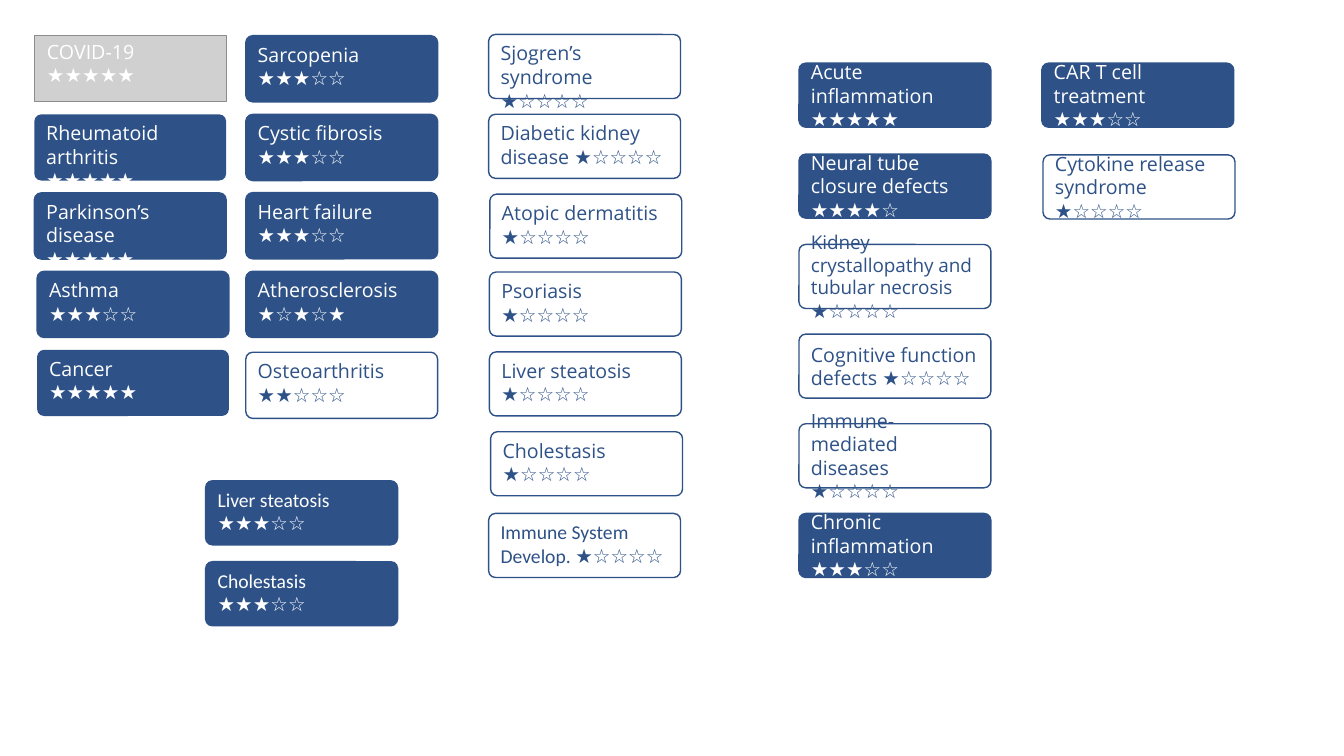
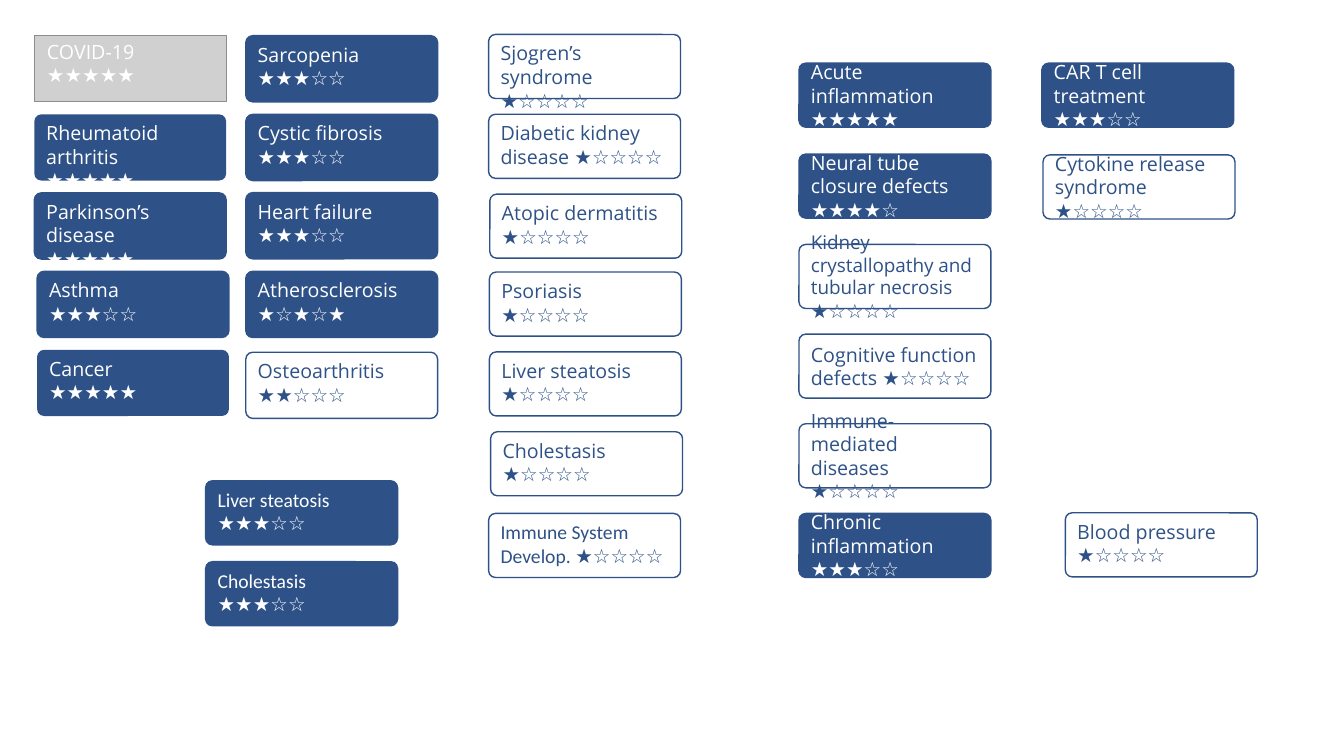
Before and after one commit to disease-maps/disease-maps.github.io, a slide deck: slide 1 of images/projects/buttons09.pptx. Drawn at 1344x756 pixels with LibreOffice and Linux fonts; fonts in the diff are those of the drawing; grey boxes stand for pictures. Boxes give left, top, right and bottom in pixels: in the first picture for what was removed or moved away, otherwise in the second. Text is boxed around its words. In the diff, an @@ line names an element or a change of style, - is before the commit and + after.

Commit message:
blood pressure map, and ELIXIR-LU tryout

```diff
--- a/images/projects/buttons09.pptx
+++ b/images/projects/buttons09.pptx
@@ rounded rectangle added at <box>1066,513,1257,578</box>, fill #FFFFFF, outline #2E5287 1 pt, 14 pt, text #2E5287 @@
+Blood pressure
+★☆☆☆☆
```
Also in this commit, not shown: 5 other files.
